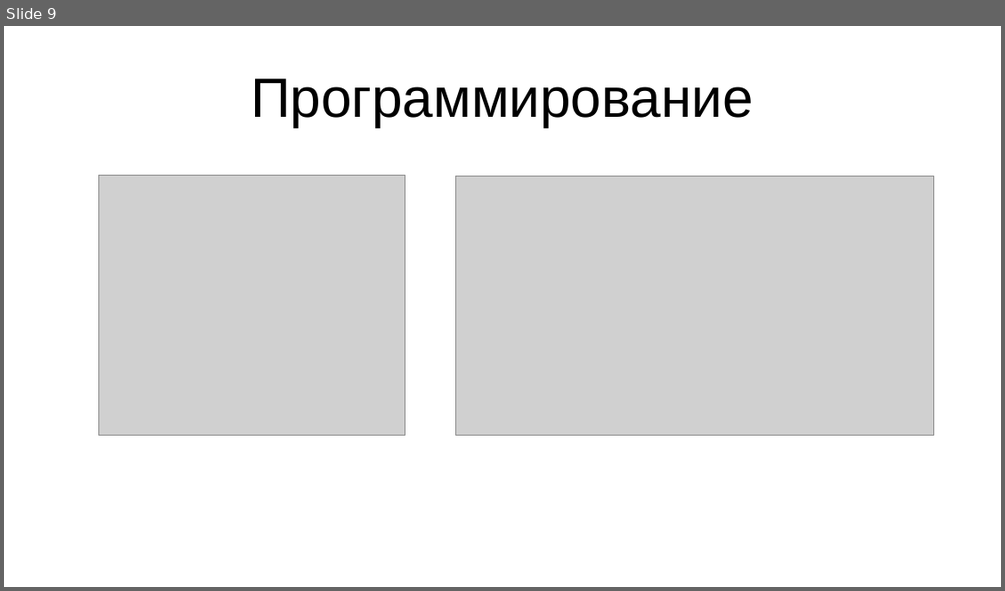
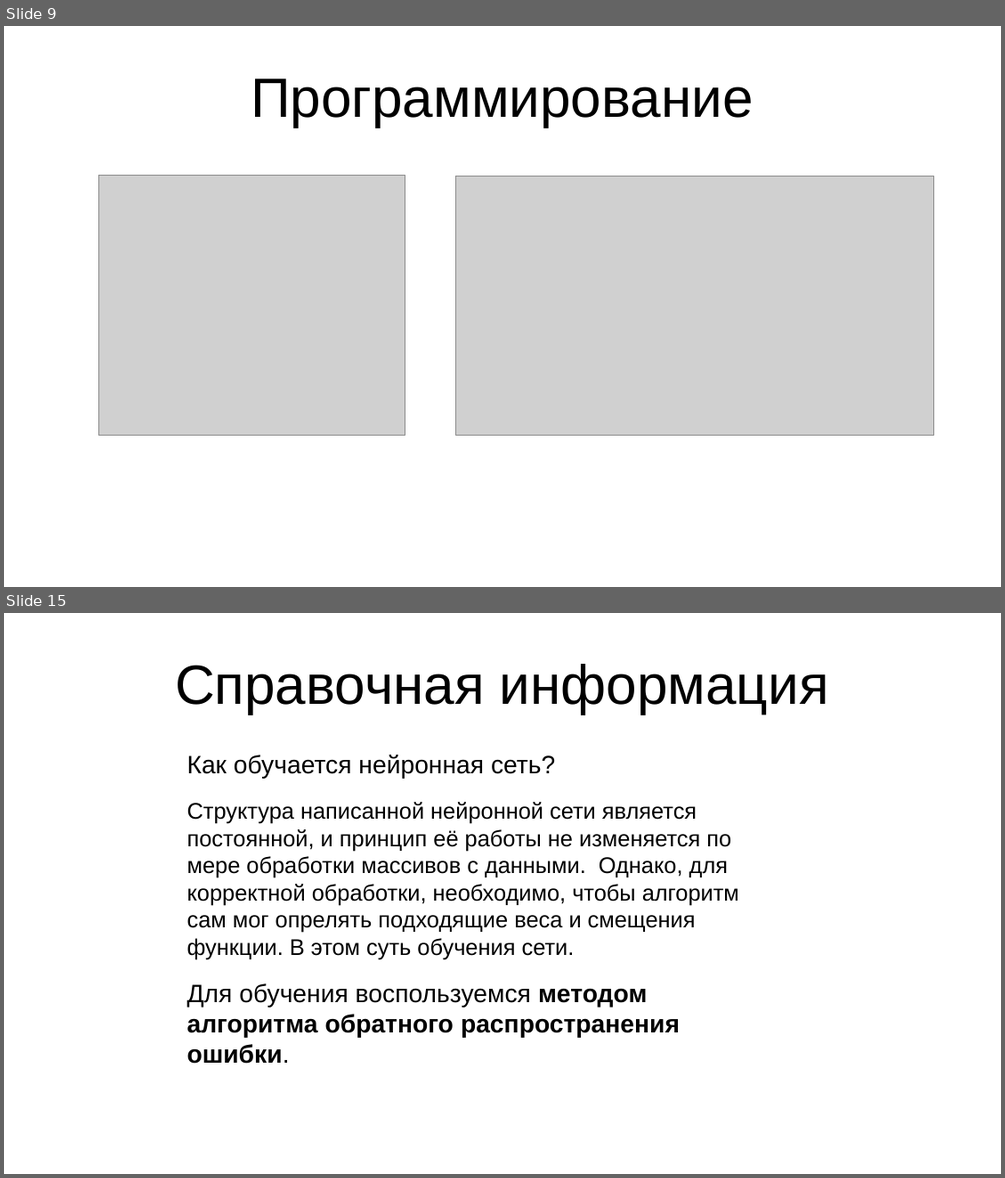
Before and after one commit to SaShiro228/helmet, a slide deck: text/presentation.odp. Shown one above the other, each under a label of ours: slide 9 before the commit, slides 9 and 15 after it; the slides between them are not shown. The pictures are 1005x591 and 1005x1178 pixels, drawn with LibreOffice and Linux fonts; fonts in the diff are those of the drawing; grey boxes stand for pictures. Boxes give left, top, right and bottom in pixels: in the first picture for what was removed or moved away, otherwise in the second. Text is boxed around its words. In the diff, an @@ line names an element or a change of style, - is before the commit and + after.

```diff
--- a/text/presentation.odp
+++ b/text/presentation.odp
@@ slide 15 added at [4, 613, 1001, 1174], background #FFFFFF @@
@@ title added at [175, 664, 829, 714], 44 pt, text #000000 @@
+Справочная информация
@@ text added at [187, 755, 739, 1063], 18 pt, text #000000 @@
+Как обучается нейронная сеть?
+Структура написанной нейронной сети является постоянной, и принцип её работы не изменяется по мере обработки массивов с данными. Однако, для корректной обработки, необходимо, чтобы алгоритм сам мог опрелять подходящие веса и смещения функции. В этом суть обучения сети.
+Для обучения воспользуемся методом алгоритма обратного распространения ошибки.
```
Also in this commit, not shown: 8 other slides added, 3 other files.
